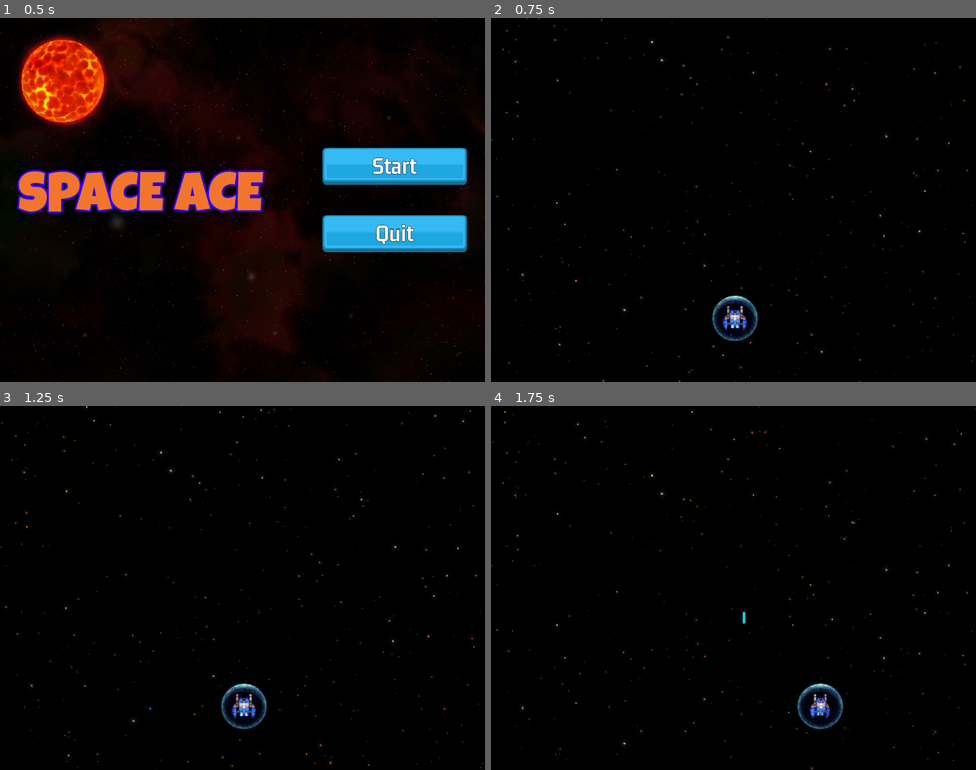
Above: before the commit, frames 1-4 (two rows, left to right).
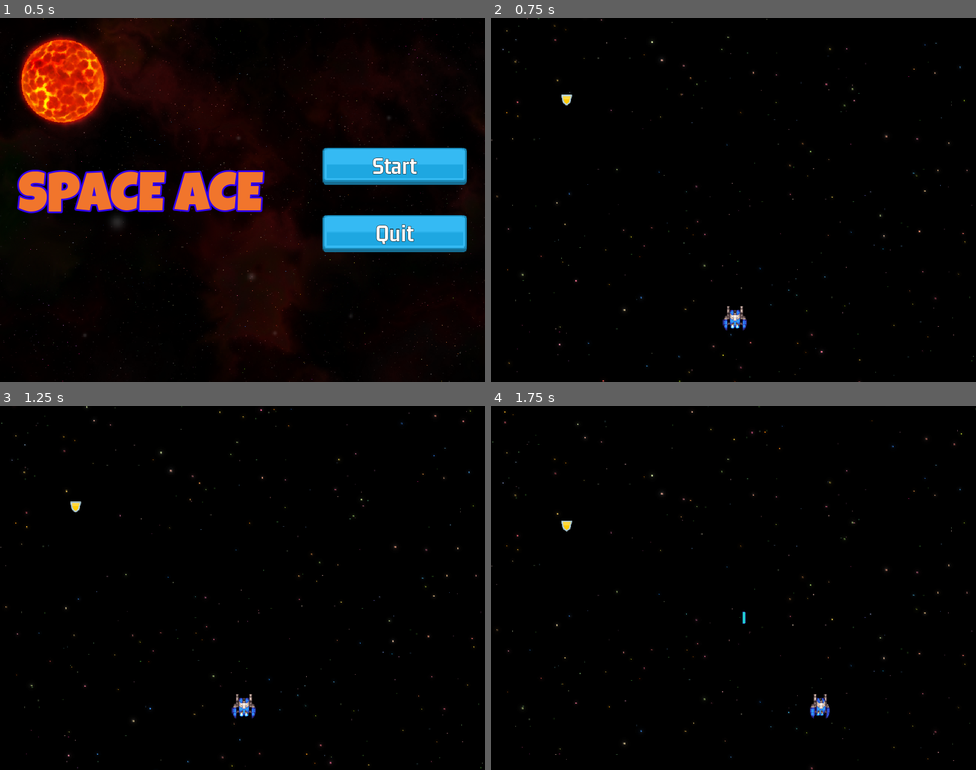
Above: after the commit, the same moments.

Repository: fj0lverkr/space-ace
Game: Godot game, scene res://scenes/main/main.tscn
The game is run twice, just before and just after one commit, with the same random seed, the same clock (stepped at 60 frames per second) and the same inputs.
Inputs (mouse positions are in pixels of both pictures, inside the frame that each line leads up to):
- Up to frame 1 (0.5 s): no input
- Up to frame 2 (0.75 s): click "Start" at 0.5 s
- Up to frame 3 (1.25 s): no input
- Up to frame 4 (1.75 s): move the mouse to (840, 569) at 1.27 s; hold D (right) from 1.28 s (still down); click (840, 569) at 1.35 s

Frame 1 is identical in both runs. In frame 2, 0.5% of the frame differs, in the area x 14-56%, y 21-89%; in frame 3, 0.5%, in the area x 14-56%, y 26-89%; in frame 4, 0.5%.
Error before the commit: Invalid assignment of property or key 'texture' with value of type 'CompressedTexture2D' on a base object of type 'Nil'. (res://scenes/power_up/power_up.gd:42)

Commit message:
fix powerup and activate shield from powerup

Diff:
--- a/scenes/power_up/power_up.gd
+++ b/scenes/power_up/power_up.gd
@@ -29,6 +29,10 @@
 
 func _ready() -> void:
 	_timer.wait_time = _life_time
+	if _textures.has(_type):
+		_sprite.texture = load(_textures[_type])
+
+	_timer.start()
 
 
 func _process(delta: float) -> void:
@@ -37,11 +41,6 @@
 
 func setup(type: PowerUp.Type) -> void:
 	_type = type
-	if _textures.has(type):
-		var t: Texture2D = load(_textures[type])
-		_sprite.texture = t
-
-	_timer.start()
 
 
 func _on_timer_timeout() -> void:
--- a/scenes/power_up/power_up.tscn
+++ b/scenes/power_up/power_up.tscn
@@ -5,6 +5,21 @@
 
 [sub_resource type="RectangleShape2D" id="RectangleShape2D_g3lfi"]
 size = Vector2(14, 14)
+
+[sub_resource type="Animation" id="Animation_foqre"]
+length = 0.001
+tracks/0/type = "value"
+tracks/0/imported = false
+tracks/0/enabled = true
+tracks/0/path = NodePath("../Sprite2D:self_modulate")
+tracks/0/interp = 1
+tracks/0/loop_wrap = true
+tracks/0/keys = {
+"times": PackedFloat32Array(0),
+"transitions": PackedFloat32Array(1),
+"update": 0,
+"values": [Color(1, 1, 1, 1)]
+}
 
 [sub_resource type="Animation" id="Animation_opor3"]
 resource_name = "flicker"
@@ -21,21 +36,6 @@
 "transitions": PackedFloat32Array(1, 1, 1, 1, 1, 1, 1, 1, 1, 1),
 "update": 0,
 "values": [Color(1, 1, 1, 1), Color(1, 1, 1, 0), Color(1, 1, 1, 1), Color(1, 1, 1, 0), Color(1, 1, 1, 1), Color(1, 1, 1, 0), Color(1, 1, 1, 1), Color(1, 1, 1, 0), Color(1, 1, 1, 1), Color(1, 1, 1, 0)]
-}
-
-[sub_resource type="Animation" id="Animation_foqre"]
-length = 0.001
-tracks/0/type = "value"
-tracks/0/imported = false
-tracks/0/enabled = true
-tracks/0/path = NodePath("../Sprite2D:self_modulate")
-tracks/0/interp = 1
-tracks/0/loop_wrap = true
-tracks/0/keys = {
-"times": PackedFloat32Array(0),
-"transitions": PackedFloat32Array(1),
-"update": 0,
-"values": [Color(1, 1, 1, 1)]
 }
 
 [sub_resource type="AnimationLibrary" id="AnimationLibrary_26taq"]
--- a/scenes/shield/shield.gd
+++ b/scenes/shield/shield.gd
@@ -1,21 +1,26 @@
 class_name Shield
 extends Area2D
 
-@onready var timer: Timer = $Timer
-@onready var collission_shape: CollisionShape2D = $CollisionShape2D
-@onready var animation_player: AnimationPlayer = $AnimationPlayer
-@onready var sound: AudioStreamPlayer2D = $Sound
+@onready
+var _timer: Timer = $Timer
+@onready
+var _collission_shape: CollisionShape2D = $CollisionShape2D
+@onready
+var _animation_player: AnimationPlayer = $AnimationPlayer
+@onready
+var _sound: AudioStreamPlayer2D = $Sound
 
-@export var max_hits: int = 5
+@export
+var _max_hits: int = 5
 
 var _is_active: bool = false
 var _hits_left: int
 
 
 func _ready() -> void:
-	_hits_left = max_hits
-	#_deactivate(false)
-	activate()
+	SignalBus.on_get_powerup.connect(_on_get_powerup)
+	_hits_left = _max_hits
+	_deactivate(false)
 
 
 func activate() -> void:
@@ -23,18 +28,18 @@
 		return
 
 	_is_active = true
-	_hits_left = max_hits
-	collission_shape.call_deferred("set_disabled", false)
+	_hits_left = _max_hits
+	_collission_shape.call_deferred("set_disabled", false)
 	show()
-	timer.start()
+	_timer.start()
 
 
 func _deactivate(do_flicker: bool = true) -> void:
-	timer.stop()
+	_timer.stop()
 	_is_active = false
-	collission_shape.call_deferred("set_disabled", true)
+	_collission_shape.call_deferred("set_disabled", true)
 	if do_flicker:
-		animation_player.play("flicker")
+		_animation_player.play("flicker")
 	else:
 		hide()
 
@@ -45,7 +50,7 @@
 
 func _on_area_entered(_area: Area2D) -> void:
 	_hits_left -= 1
-	animation_player.play("hit")
+	_animation_player.play("hit")
 	if _hits_left == 0:
 		_deactivate()
 
@@ -53,3 +58,16 @@
 func _on_animation_player_animation_finished(anim_name: StringName) -> void:
 	if anim_name == "flicker":
 		hide()
+
+
+func _on_get_powerup(pt: PowerUp.Type) -> void:
+	if pt != PowerUp.Type.SHIELD:
+		return
+
+	if _is_active:
+		_hits_left += _max_hits
+		_timer.stop()
+		_timer.start()
+
+	else:
+		activate()
--- a/scenes/shield/shield.tscn
+++ b/scenes/shield/shield.tscn
@@ -5,23 +5,6 @@
 
 [sub_resource type="CircleShape2D" id="CircleShape2D_nsnps"]
 radius = 29.0
-
-[sub_resource type="Animation" id="Animation_t0ym4"]
-resource_name = "hit"
-length = 0.2
-step = 0.1
-tracks/0/type = "value"
-tracks/0/imported = false
-tracks/0/enabled = true
-tracks/0/path = NodePath("Sprite2D:self_modulate")
-tracks/0/interp = 1
-tracks/0/loop_wrap = true
-tracks/0/keys = {
-"times": PackedFloat32Array(0, 0.1, 0.2),
-"transitions": PackedFloat32Array(1, 1, 1),
-"update": 0,
-"values": [Color(1, 1, 1, 1), Color(1, 0.286275, 0.290196, 1), Color(1, 1, 1, 1)]
-}
 
 [sub_resource type="Animation" id="Animation_fmyfj"]
 length = 0.001
@@ -53,6 +36,23 @@
 "transitions": PackedFloat32Array(1, 1, 1, 1, 1, 1, 1, 1, 1, 1),
 "update": 0,
 "values": [Color(1, 1, 1, 1), Color(1, 1, 1, 0), Color(1, 1, 1, 1), Color(1, 1, 1, 0), Color(1, 1, 1, 1), Color(1, 1, 1, 0), Color(1, 1, 1, 1), Color(1, 1, 1, 0), Color(1, 1, 1, 1), Color(1, 1, 1, 0)]
+}
+
+[sub_resource type="Animation" id="Animation_t0ym4"]
+resource_name = "hit"
+length = 0.2
+step = 0.1
+tracks/0/type = "value"
+tracks/0/imported = false
+tracks/0/enabled = true
+tracks/0/path = NodePath("Sprite2D:self_modulate")
+tracks/0/interp = 1
+tracks/0/loop_wrap = true
+tracks/0/keys = {
+"times": PackedFloat32Array(0, 0.1, 0.2),
+"transitions": PackedFloat32Array(1, 1, 1),
+"update": 0,
+"values": [Color(1, 1, 1, 1), Color(1, 0.286275, 0.290196, 1), Color(1, 1, 1, 1)]
 }
 
 [sub_resource type="AnimationLibrary" id="AnimationLibrary_hcfvt"]
